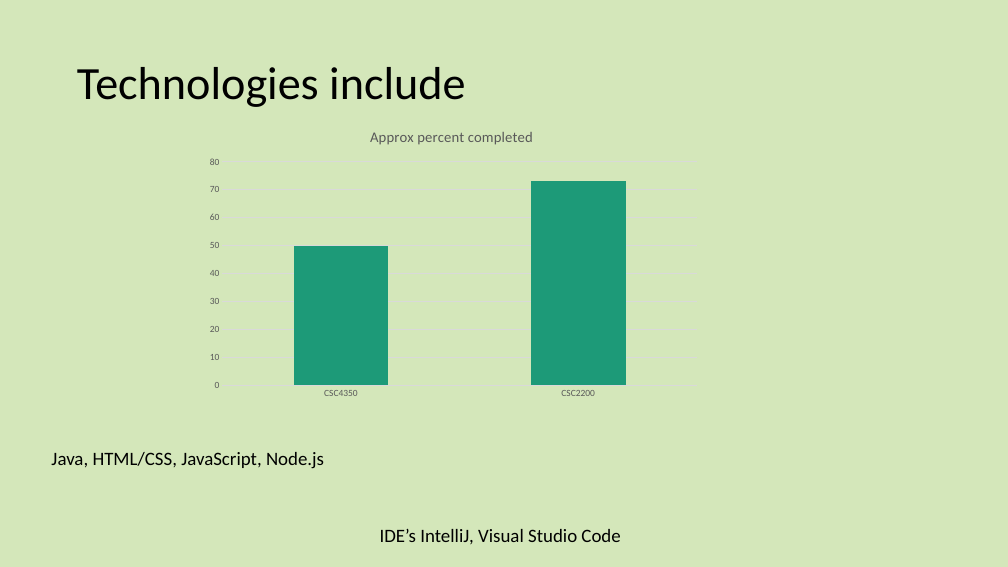
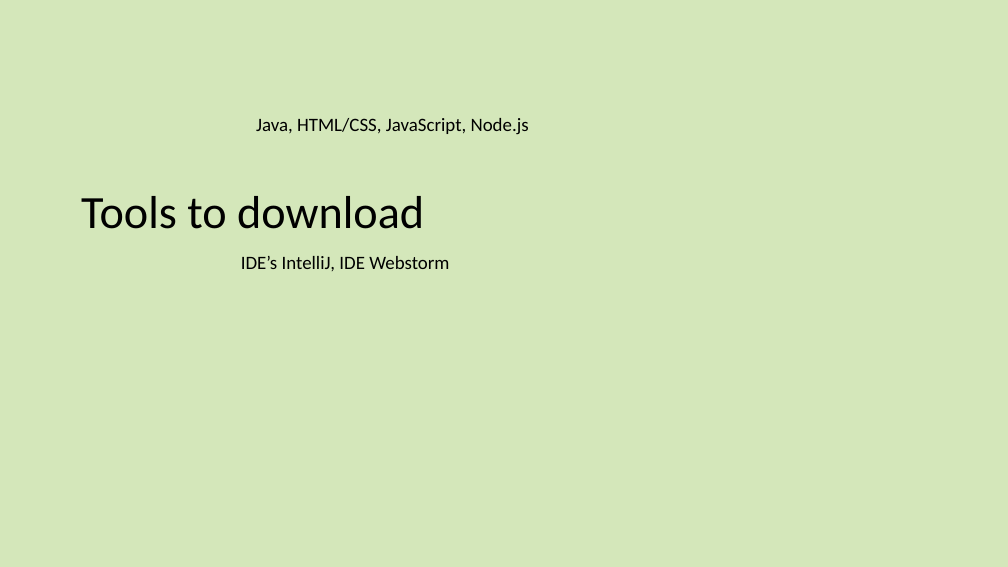
Before and after one commit to dlash02/CSC3510, a slide deck: slide 4 of CSC3510 S2021/Lectures/01IntroductionTo3510.pptx. Drawn at 1008x567 pixels with LibreOffice and Linux fonts; fonts in the diff are those of the drawing. Boxes give left, top, right and bottom in pixels: in the first picture for what was removed or moved away, otherwise in the second. Text is boxed around its words. In the diff, an @@ line names an element or a change of style, - is before the commit and + after.

```diff
--- a/CSC3510 S2021/Lectures/01IntroductionTo3510.pptx
+++ b/CSC3510 S2021/Lectures/01IntroductionTo3510.pptx
@@ title removed at bbox=[77, 67, 465, 107] @@
-Technologies include
@@ column stacked chart removed at bbox=[200, 113, 707, 405] @@
-title "Approx percent completed  "
-categories: CSC4350, CSC2200
-Series 1: 50, 73
@@ text "Java, HTML/CSS, JavaScript, Node.js": place and size @@
-text "Java, HTML/CSS, JavaScript, Node.js" at bbox=[51, 452, 324, 469]
+text "Java, HTML/CSS, JavaScript, Node.js" at bbox=[256, 118, 529, 135]
@@ text added at bbox=[81, 196, 424, 229], 44 pt, text #000000 @@
+Tools to download
@@ text at bbox=[241, 256, 449, 271]: text changed @@
-IDE’s IntelliJ, Visual Studio Code
+IDE’s IntelliJ, IDE Webstorm
```
Also in this commit, not shown: 5 slides added, 1 slide removed, 4 other files.
